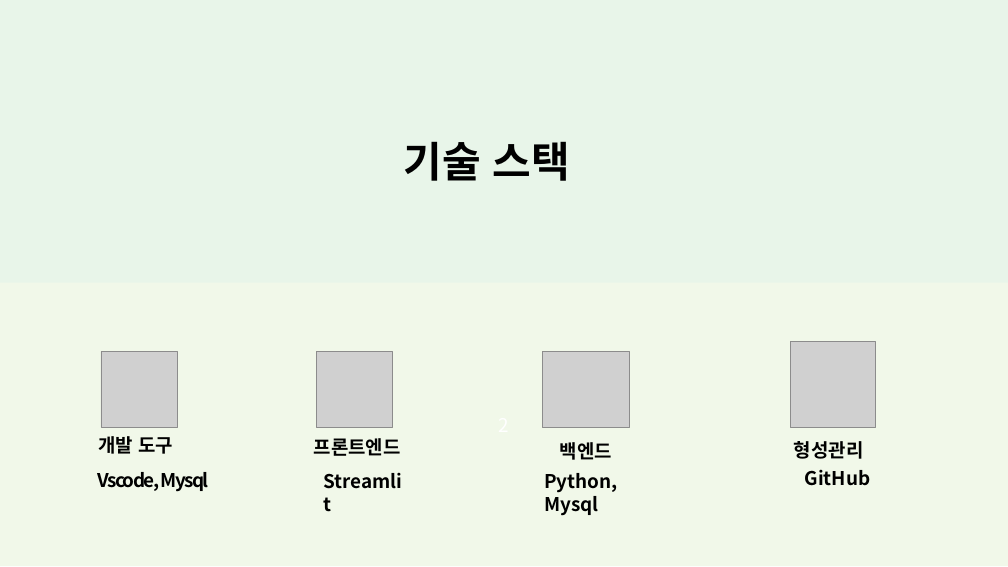
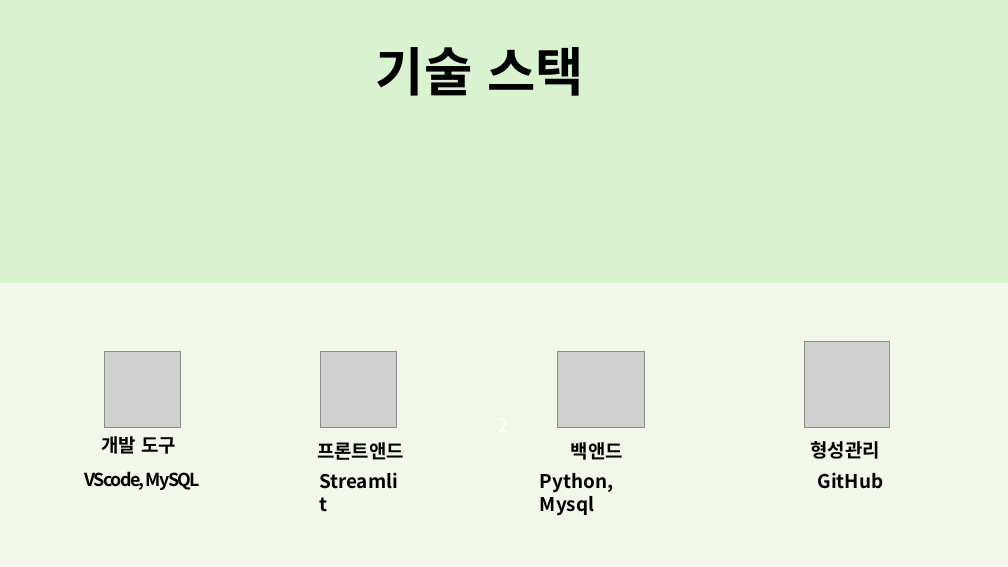
Before and after one commit to SKNETWORKS-FAMILY-AICAMP/SKN20-1ST-5TEAM-, a slide deck: slide 4 of 발표/5조최종.pptx. Drawn at 1008x567 pixels with LibreOffice and Linux fonts; fonts in the diff are those of the drawing; grey boxes stand for pictures. Boxes give left, top, right and bottom in pixels: in the first picture for what was removed or moved away, otherwise in the second. Text is boxed around its words. In the diff, an @@ line names an element or a change of style, - is before the commit and + after.

```diff
--- a/발표/5조최종.pptx
+++ b/발표/5조최종.pptx
@@ rectangle at (x1=0, y1=0, x2=1008, y2=284): fill #E8F5E9 to #D9F2D0 @@
@@ text "기술 스택" moved from (x1=404, y1=141, x2=570, y2=181) to (x1=376, y1=47, x2=584, y2=96) @@
@@ text "기술 스택" at (x1=376, y1=47, x2=584, y2=96): size 40 to 50 pt; alignment left to centre @@
@@ text "개발 도구" moved from (x1=98, y1=436, x2=173, y2=454) to (x1=101, y1=436, x2=177, y2=454) @@
@@ text at (x1=317, y1=442, x2=404, y2=460): text changed @@
-프론트엔드
+프론트앤드
@@ text at (x1=571, y1=442, x2=623, y2=460): text changed @@
-백엔드
+백앤드
@@ 2 pictures, 1 text moved together from (x1=543, y1=342, x2=876, y2=459) to (x1=558, y1=342, x2=890, y2=459) @@
@@ text at (x1=84, y1=471, x2=201, y2=490): text changed; size 18 to 17 pt @@
-Vscode, Mysql
+VScode, MySQL
@@ text "Streamlit" moved from (x1=316, y1=466, x2=413, y2=496) to (x1=312, y1=466, x2=408, y2=496) @@
@@ text "Python, Mysql" moved from (x1=544, y1=473, x2=618, y2=516) to (x1=540, y1=473, x2=614, y2=516) @@
@@ text "GitHub" moved from (x1=804, y1=469, x2=870, y2=486) to (x1=818, y1=472, x2=884, y2=489) @@
```
Also in this commit, not shown: 16 other slides changed, 1 slide added.
